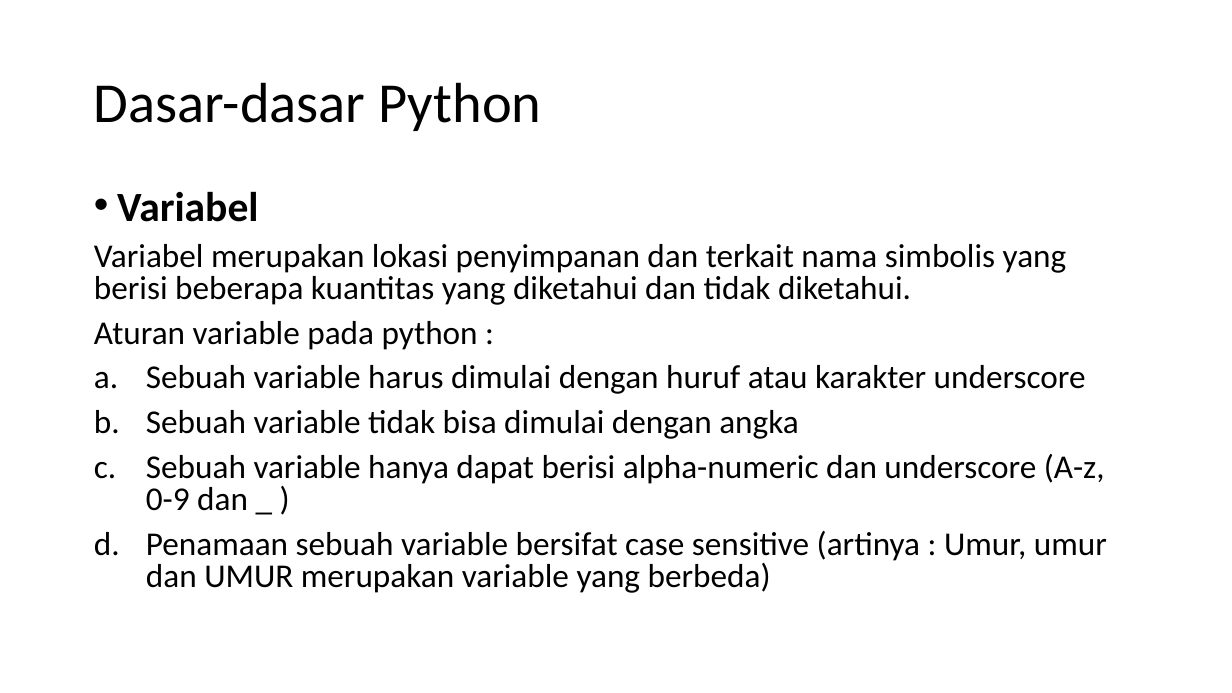
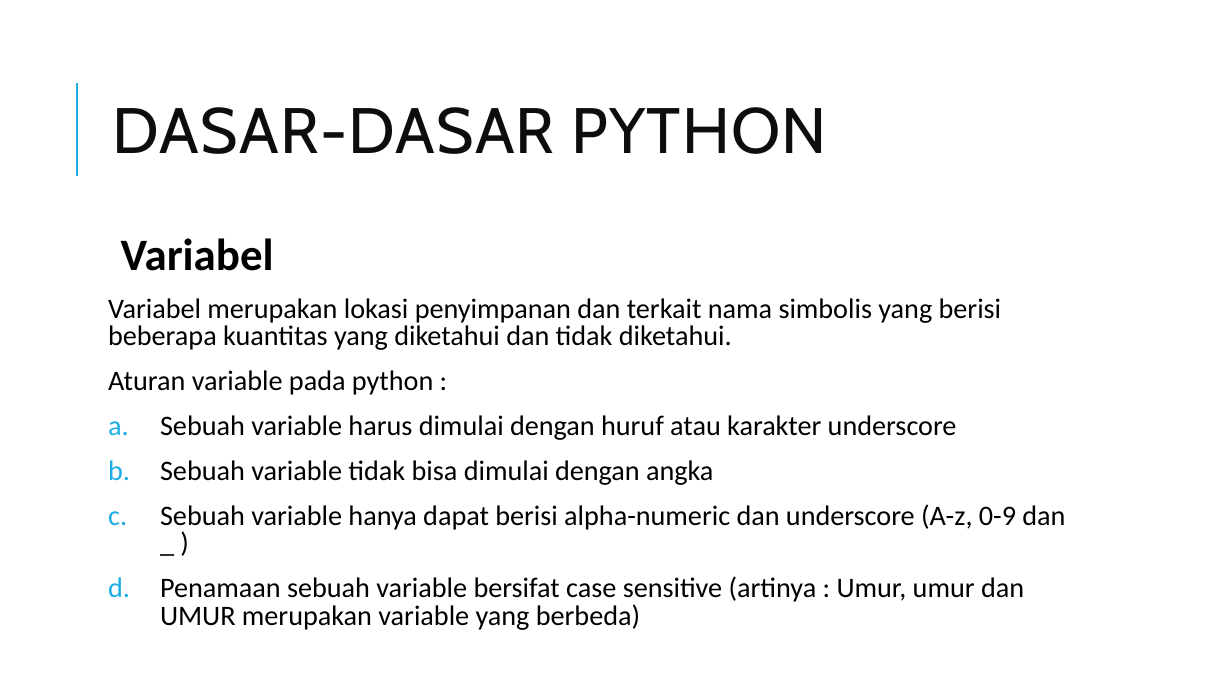
Before and after one commit to gunturadil/Deep-Learning_Guntur-Adil, a slide deck: slide 5 of Bahan ppt_Deep Learnin (dasar python)_Guntur Adil A.pptx (slide 4 before the commit). Drawn at 1232x693 pixels with LibreOffice and Linux fonts; fonts in the diff are those of the drawing. Boxes give left, top, right and bottom in pixels: in the first picture for what was removed or moved away, otherwise in the second. Text is boxed around its words. In the diff, an @@ line names an element or a change of style, - is before the commit and + after.

```diff
--- a/Bahan ppt_Deep Learnin (dasar python)_Guntur Adil A.pptx
+++ b/Bahan ppt_Deep Learnin (dasar python)_Guntur Adil A.pptx
@@ line added from (77, 176) to (77, 83), #1CADE4 1.5 pt @@
@@ title at (113,107,827,154): text changed; size 44 to 50 pt; font Calibri to Cabin; text colour #000000 to #0D0D0D @@
-Dasar-dasar Python
+DASAR-DASAR PYTHON
@@ text "Variabel": place and size @@
-text "Variabel" at (94,191,1107,593)
+text "Variabel" at (108,238,1065,630)
@@ text "Variabel" at (108,238,1065,630): size 32.4 to 35 pt in "Variabel"; size 25.9 to 22 pt; bullet • to  ; more space between paragraphs @@
```
Also in this commit, not shown: 18 other slides changed, 9 slides added, 4 slides removed.
